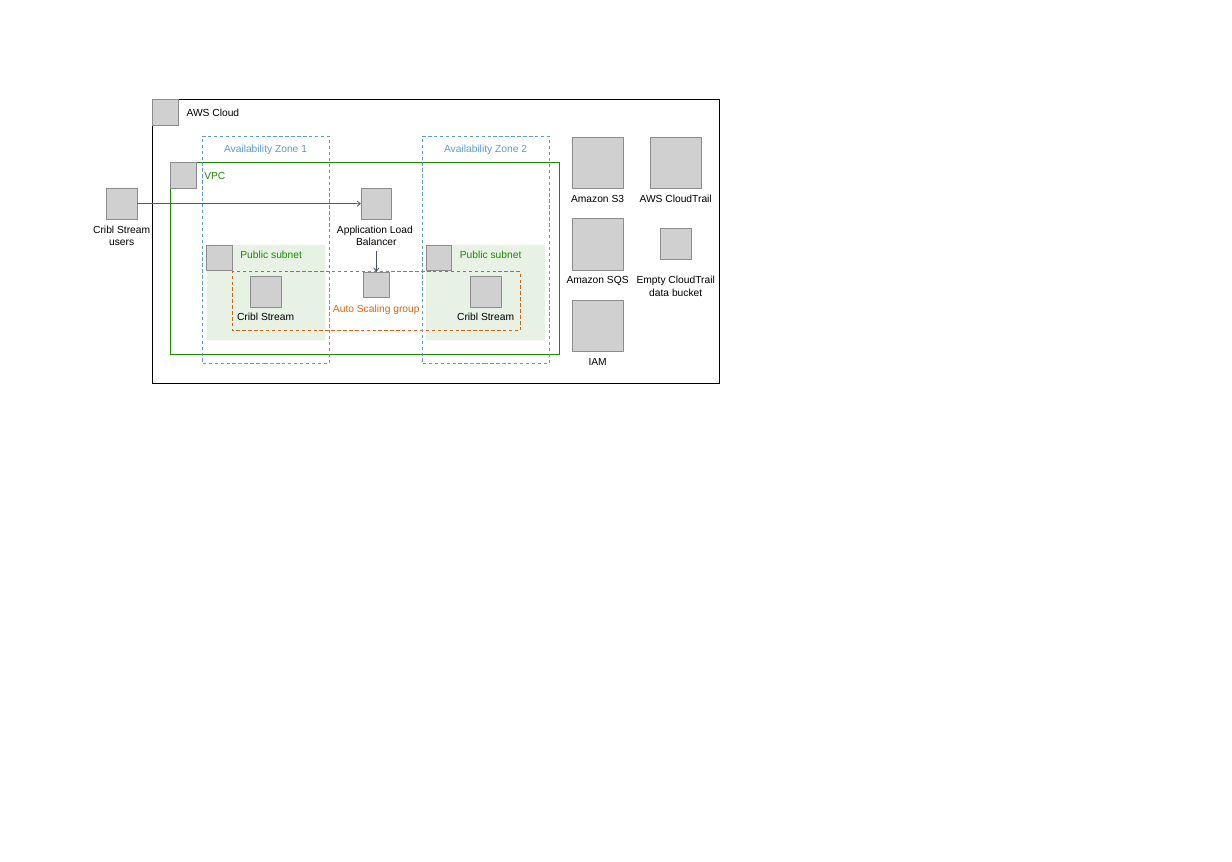
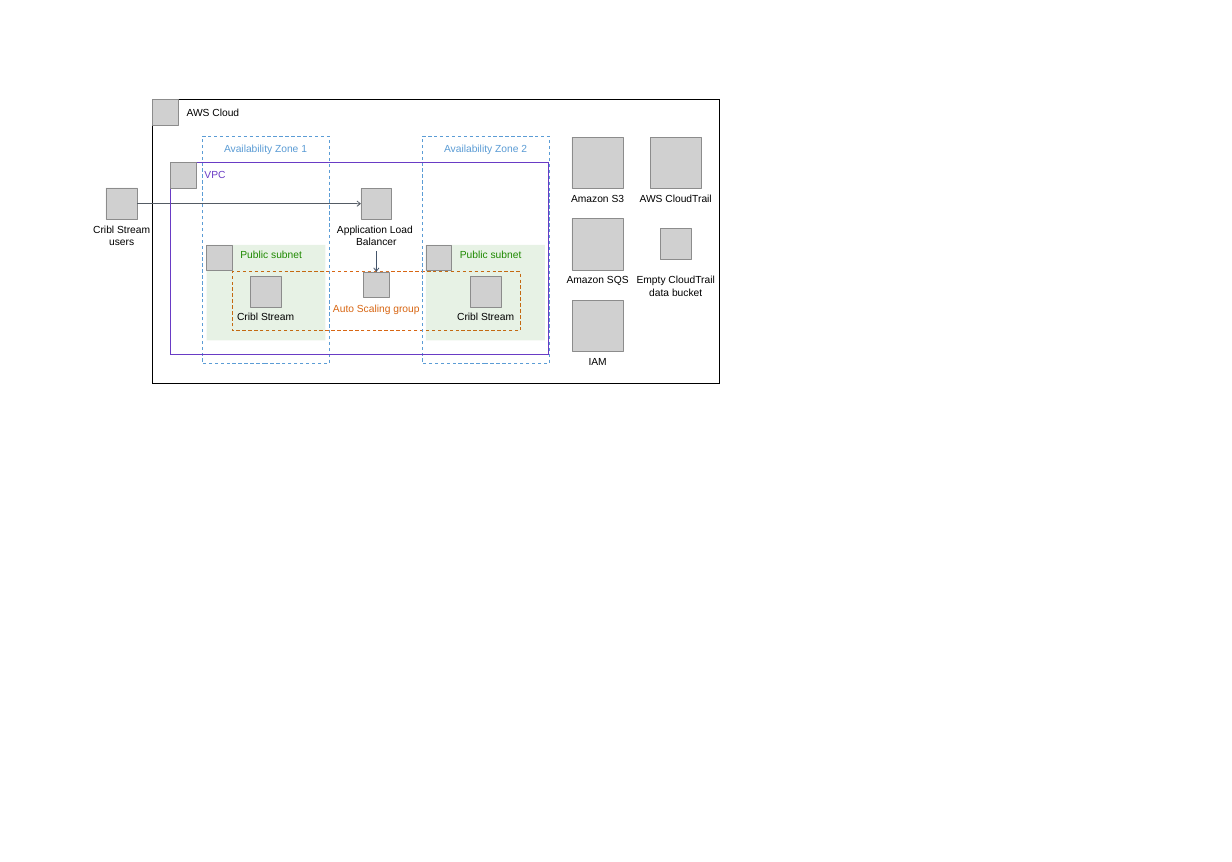
Before and after one commit to aws-quickstart/quickstart-cribl-cloudtrail, a slide deck: slide 1 of docs/deployment_guide/images/cribl-cloudtrail-architecture-diagram.pptx. Drawn at 1232x862 pixels with LibreOffice and Linux fonts; fonts in the diff are those of the drawing; grey boxes stand for pictures. Boxes give left, top, right and bottom in pixels: in the first picture for what was removed or moved away, otherwise in the second. Text is boxed around its words. In the diff, an @@ line names an element or a change of style, - is before the commit and + after.

```diff
--- a/docs/deployment_guide/images/cribl-cloudtrail-architecture-diagram.pptx
+++ b/docs/deployment_guide/images/cribl-cloudtrail-architecture-diagram.pptx
@@ rectangle "VPC": place and size @@
-rectangle "VPC" at [171,163,559,354]
+rectangle "VPC" at [171,163,548,354]
@@ rectangle "VPC" at [171,163,548,354]: text colour #1E8900 to #693BC5; outline #1E8900 1 pt to #693BC5 1 pt @@
```
Also in this commit, not shown: 1 other file.
